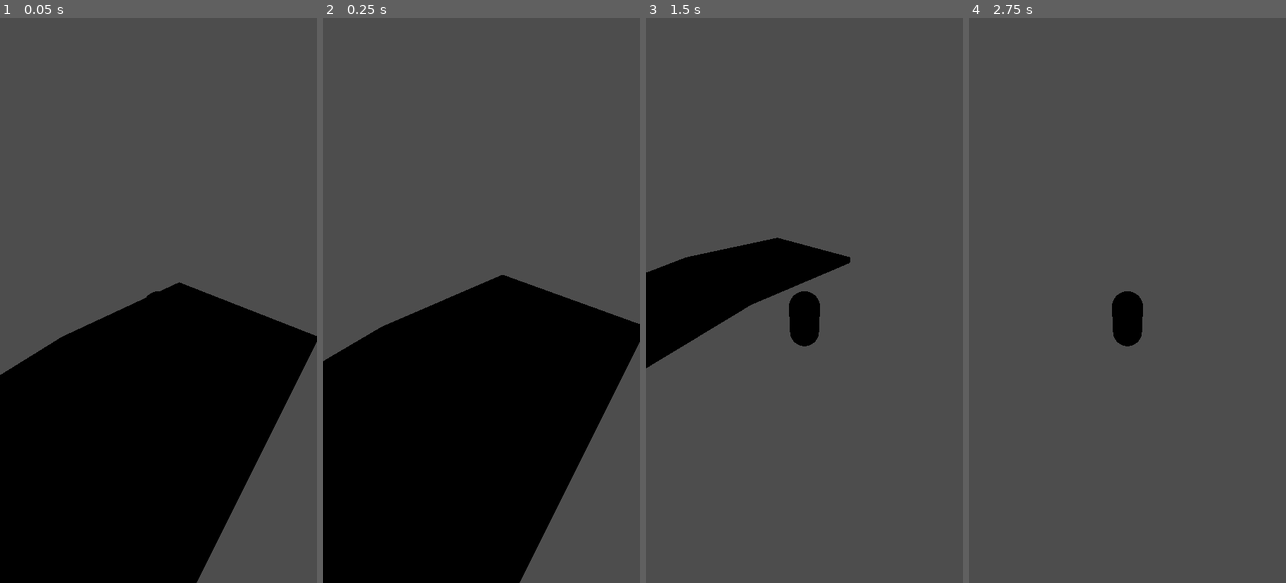
Above: before the commit, frames 1-4 (left to right).
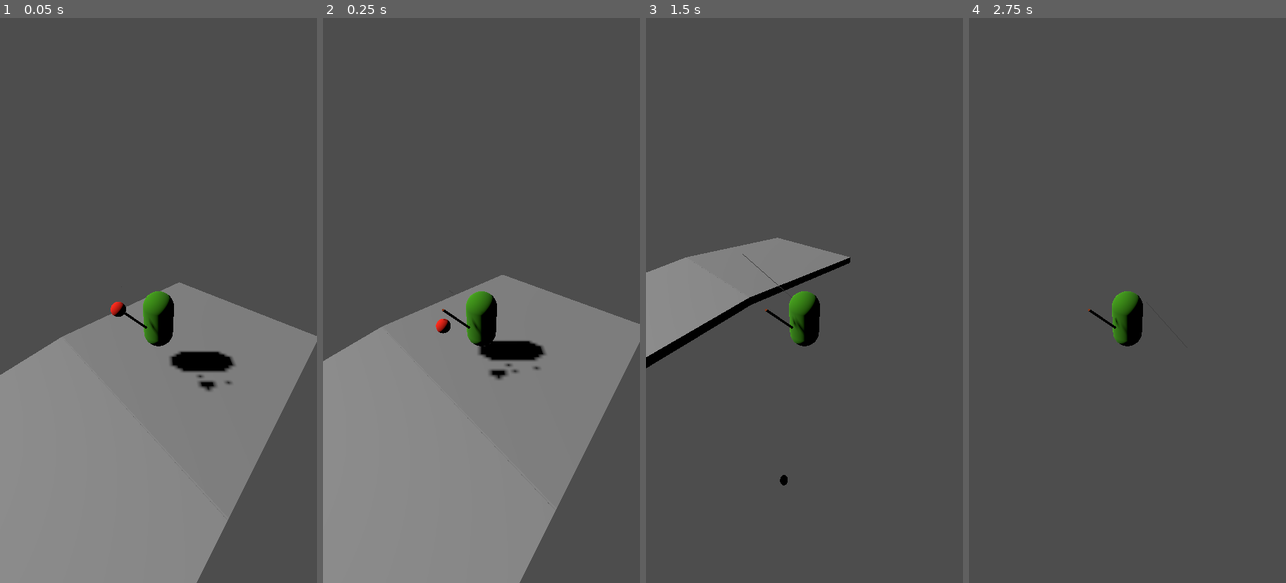
Above: after the commit, the same moments.

Repository: JonthanUTF/mirror_PoissonCassant
Game: Godot game, scene res://scene/main/main.tscn
Same seed, same stepped clock (60 frames per second), same inputs: the game is played once before the commit and once after it.
Inputs:
- Up to frame 1 (0.05 s): no input
- Up to frame 2 (0.25 s): no input
- Up to frame 3 (1.5 s): tap Enter (ui_accept) at 0.5, 0.77 s; hold Right (ui_right) 0.53-1.28 s; hold Down (ui_down) from 1.28 s (still down)
- Up to frame 4 (2.75 s): tap Enter (ui_accept) at 1.52 s; release Down (ui_down) at 2.03 s; hold Right (ui_right) from 2.03 s (still down)

The runs differ from the first frame. In frame 1, 38% of the frame differs, in the area x 0-100%, y 46-100%; in frame 2, 40%, in the area x 0-100%, y 45-100%; in frame 3, 6.5%; in frame 4, 0.5%.

Commit message:
[ADD] fishing rod models and physics
test to make a fishing rod with physics interaction

Diff:
--- a/scene/main/main.tscn
+++ b/scene/main/main.tscn
@@ -9,3 +9,7 @@
 
 [node name="player" parent="." instance=ExtResource("2_geqdq")]
 transform = Transform3D(0.5, 0, 0, 0, 0.5, 0, 0, 0, 0.5, 0, 1.06762, 0)
+
+[node name="DirectionalLight3D" type="DirectionalLight3D" parent="."]
+transform = Transform3D(0.707107, 0.5, -0.5, 0, 0.707107, 0.707107, 0.707107, -0.5, 0.5, 0, 0, 0)
+shadow_enabled = true
--- a/scene/map/map.tscn
+++ b/scene/map/map.tscn
@@ -5,7 +5,7 @@
 [node name="map" type="Node3D"]
 
 [node name="ground" parent="." instance=ExtResource("1_v03qa")]
-transform = Transform3D(4, 0, 0, 0, 0.2, 0, 0, 0, 4, 0, 0, -0.986212)
+transform = Transform3D(4, 0, 0, 0, 0.2, 0, 0, 0, 4, 0, -5.96046e-08, -0.986212)
 
 [node name="ground2" parent="." instance=ExtResource("1_v03qa")]
 transform = Transform3D(4, 0, 0, 0, 0.197286, -0.656678, 0, 0.0328339, 3.94573, 0, -0.325, 2.95)
--- a/scene/player/fishing_rod.tscn
+++ /dev/null
@@ -1,3 +0,0 @@
-[gd_scene format=3 uid="uid://cil6kegsvw3bh"]
-
-[node name="fishing rod" type="Node3D"]
--- /dev/null
+++ b/scene/player/fishing_rod/fishing_rod.tscn
@@ -0,0 +1,42 @@
+[gd_scene load_steps=7 format=3 uid="uid://cil6kegsvw3bh"]
+
+[ext_resource type="Script" path="res://script/player/fishing_rod/fishing_rod.gd" id="1_lb4dt"]
+
+[sub_resource type="StandardMaterial3D" id="StandardMaterial3D_fg05a"]
+albedo_color = Color(0.557646, 0.20533, 0.00420773, 1)
+
+[sub_resource type="CylinderMesh" id="CylinderMesh_e5w6j"]
+material = SubResource("StandardMaterial3D_fg05a")
+
+[sub_resource type="SphereShape3D" id="SphereShape3D_vs4nx"]
+radius = 0.1
+
+[sub_resource type="StandardMaterial3D" id="StandardMaterial3D_cr8bd"]
+albedo_color = Color(1, 0.12549, 0, 1)
+
+[sub_resource type="SphereMesh" id="SphereMesh_bjcgg"]
+material = SubResource("StandardMaterial3D_cr8bd")
+radius = 0.1
+height = 0.2
+
+[node name="fishing rod" type="Node3D"]
+script = ExtResource("1_lb4dt")
+
+[node name="rodMesh" type="MeshInstance3D" parent="."]
+transform = Transform3D(0.1, 0, 0, 0, 1, 0, 0, 0, 0.1, 0, 0, 0)
+mesh = SubResource("CylinderMesh_e5w6j")
+
+[node name="RodTip" type="Marker3D" parent="."]
+transform = Transform3D(1, 0, 0, 0, 1, 0, 0, 0, 1, 0, 1, 0)
+
+[node name="LineMesh" type="MeshInstance3D" parent="."]
+
+[node name="Bobber" type="RigidBody3D" parent="."]
+transform = Transform3D(1, 0, 0, 0, 1, 0, 0, 0, 1, 0, 1.1, 0)
+linear_damp = 0.2
+
+[node name="CollisionShape3D" type="CollisionShape3D" parent="Bobber"]
+shape = SubResource("SphereShape3D_vs4nx")
+
+[node name="MeshInstance3D" type="MeshInstance3D" parent="Bobber"]
+mesh = SubResource("SphereMesh_bjcgg")
--- a/scene/player/player.tscn
+++ b/scene/player/player.tscn
@@ -1,7 +1,8 @@
-[gd_scene load_steps=3 format=3 uid="uid://bm63k3n12r4ne"]
+[gd_scene load_steps=4 format=3 uid="uid://bm63k3n12r4ne"]
 
 [ext_resource type="Script" path="res://script/utilitaire/cornichon.gd" id="1_scst4"]
 [ext_resource type="PackedScene" uid="uid://t0mrwiwgm1u6" path="res://scene/utilitaire/cornichon.tscn" id="2_i6u7x"]
+[ext_resource type="PackedScene" uid="uid://cil6kegsvw3bh" path="res://scene/player/fishing_rod/fishing_rod.tscn" id="3_7xe1a"]
 
 [node name="player" type="Node3D"]
 
@@ -11,3 +12,6 @@
 [node name="Camera3D" type="Camera3D" parent="cornichon"]
 transform = Transform3D(0.707107, -0.353553, 0.612372, 0, 0.866025, 0.5, -0.707107, -0.353553, 0.612372, 4, 4, 4)
 keep_aspect = 0
+
+[node name="fishing rod" parent="cornichon" instance=ExtResource("3_7xe1a")]
+transform = Transform3D(-0.7, 3.9336e-08, -4.68788e-08, 0, 0.536231, 0.449951, 6.11959e-08, 0.449951, -0.536231, 0, 0.5, 1)
--- /dev/null
+++ b/script/player/fishing_rod/fishing_rod.gd
@@ -0,0 +1,13 @@
+extends Node3D
+
+@onready var rod_tip = $RodTip
+@onready var bobber = $Bobber
+@onready var line_mesh = $LineMesh
+
+func _process(delta):
+	var mesh = ImmediateMesh.new()
+	mesh.surface_begin(Mesh.PRIMITIVE_LINES)
+	mesh.surface_add_vertex(rod_tip.global_position)
+	mesh.surface_add_vertex(bobber.global_position)
+	mesh.surface_end()
+	line_mesh.mesh = mesh
